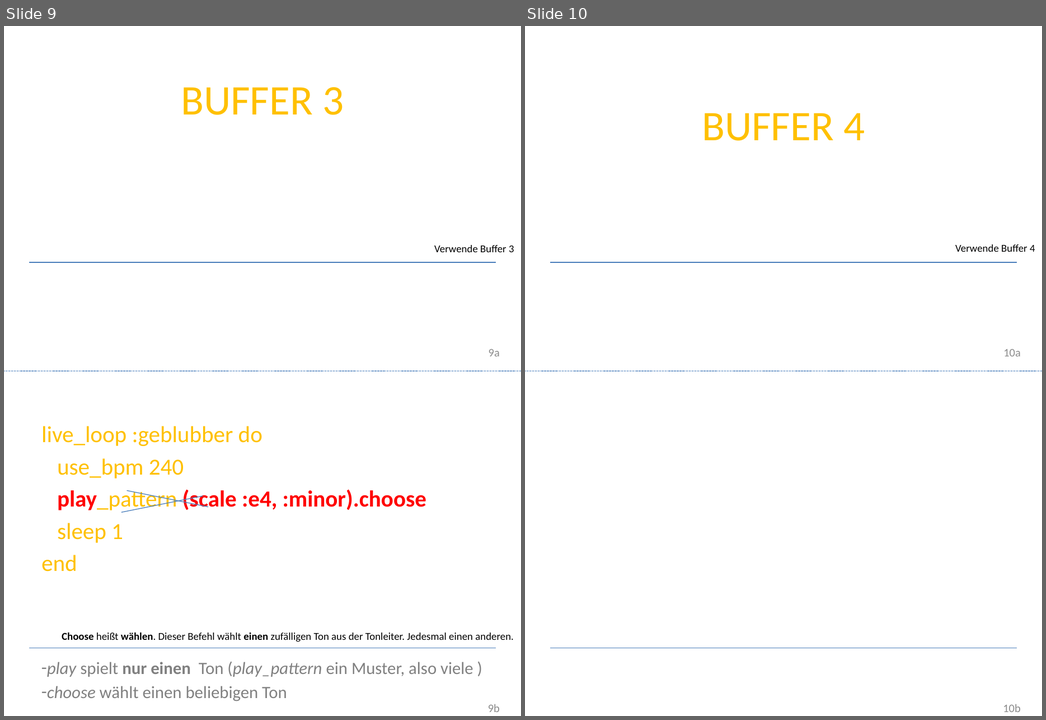
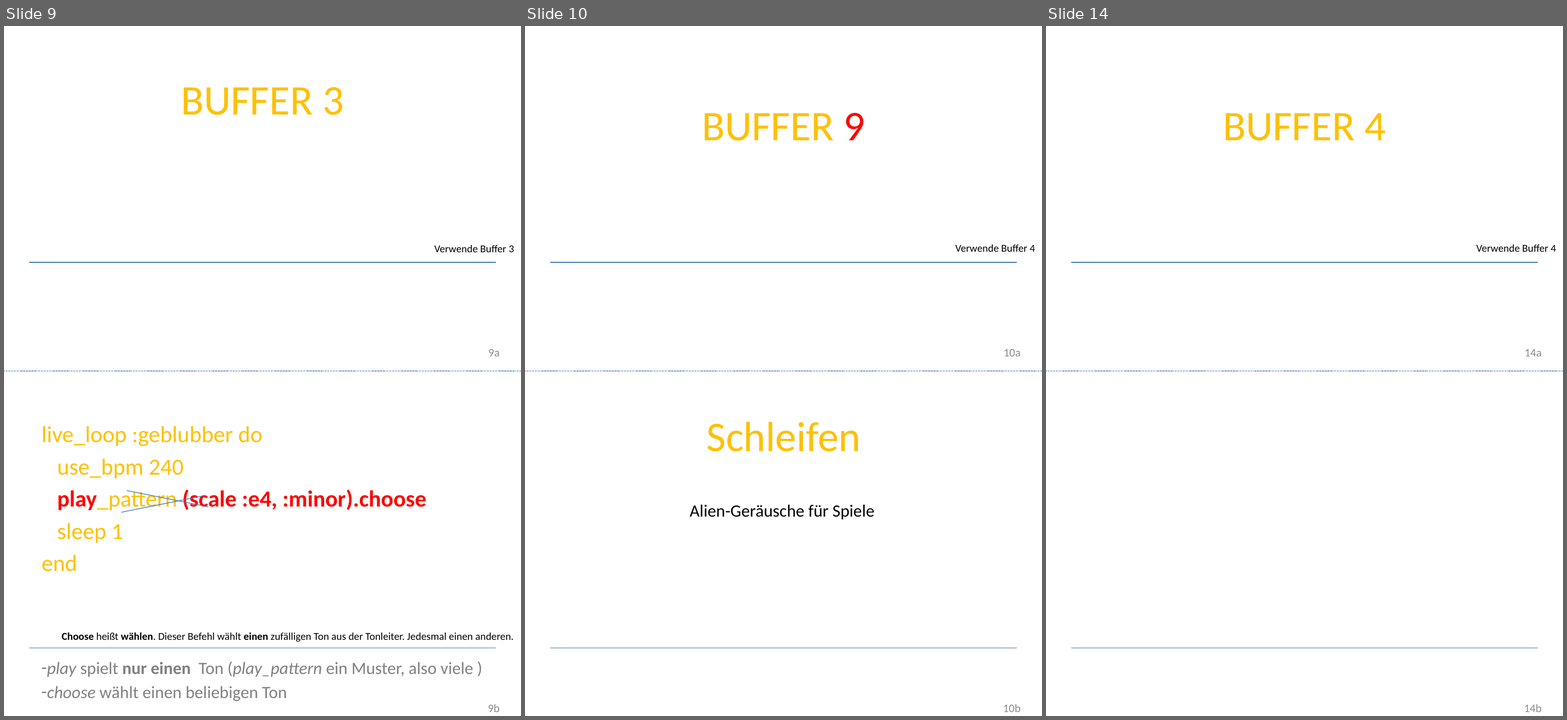
Before and after one commit to Devoxx4KidsDE/SonicPI, a slide deck: presentation/de/Sonic PI Workshop_de.pptx. Shown side by side, each under a label of ours: slides 9 and 10 before the commit, slides 9, 10 and 14 after it; the slides between them are not shown. The pictures are 1046x720 and 1567x720 pixels, drawn with LibreOffice and Linux fonts; fonts in the diff are those of the drawing; background and template pictures are left out. Boxes give left, top, right and bottom in pixels: in the first picture for what was removed or moved away, otherwise in the second. Text is boxed around its words. In the diff, an @@ line names an element or a change of style, - is before the commit and + after.

```diff
--- a/presentation/de/Sonic PI Workshop_de.pptx
+++ b/presentation/de/Sonic PI Workshop_de.pptx
@@ slide 10 added at (525,26,1042,716), background #FFFFFF; not listed: 5 template elements that a slide beside it also shows @@
@@ text added at (702,113,865,141), 44 pt, text #FFC000 @@
+BUFFER 9
@@ text added at (956,244,1036,252), 11 pt, text #000000 @@
+Verwende Buffer 4
@@ text added at (707,421,862,452), 44 pt, text #FFC000 @@
+Schleifen
@@ text added at (690,504,875,519), 18 pt, text #000000 @@
+Alien-Geräusche für Spiele
@@ what was slide 10 is now slide 14 @@
@@ page number at (1525,349,1542,356): text changed @@
-10a
+14a
@@ page number at (1524,704,1542,712): text changed @@
-10b
+14b
```
Also in this commit, not shown: 4 slides changed, 3 other slides added.
